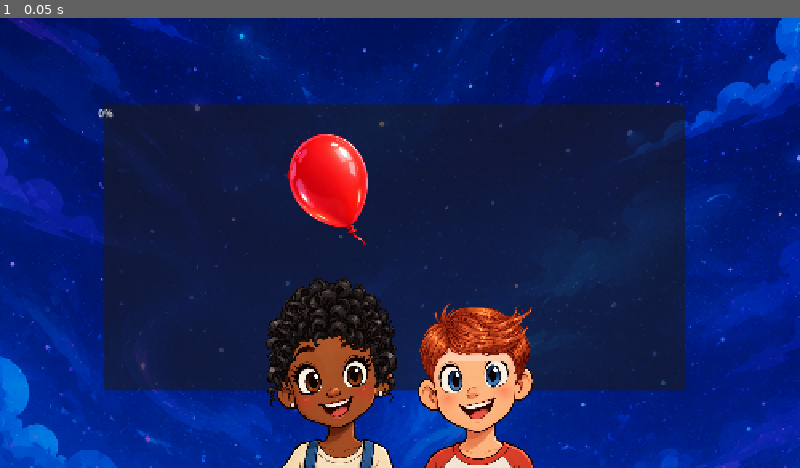
Above: before the commit, frame 1.
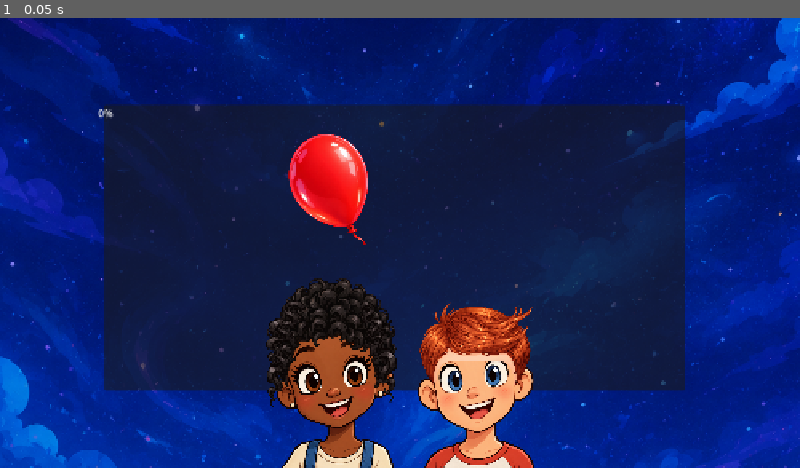
Above: after the commit, the same moment.

Repository: Ciencia-Visual/EletronLab
Game: Godot game, scene res://cenas/laboratorioeletrizacao.tscn
The game is run twice, just before and just after one commit, with the same random seed, the same clock (stepped at 60 frames per second) and the same inputs. This scene is started directly instead of the project's main scene.
Inputs:
- Up to frame 1 (0.05 s): no input

The runs differ from the first frame. In frame 1, 0.1% of the frame differs, in the area x 55-66%, y 64-74%.

Commit message:
nova versão

Diff:
--- a/cenas/laboratorioeletrizacao.tscn
+++ b/cenas/laboratorioeletrizacao.tscn
@@ -10,6 +10,7 @@
 [ext_resource type="Script" uid="uid://bvujyjbfl4xo6" path="res://scrpts/areacabelo.gd" id="8_rsb7y"]
 [ext_resource type="Texture2D" uid="uid://d2a2ihyqu8gtx" path="res://imagens/ChatGPT Image 24 de ago. de 2026, 09_16_52.png" id="9_q2qai"]
 [ext_resource type="Texture2D" uid="uid://bmiq1o35wm60f" path="res://imagens/ChatGPT Image 24 de ago. de 2026, 09_28_03.png" id="10_tcd1p"]
+[ext_resource type="Script" uid="uid://cd7se4ma85mep" path="res://scrpts/fiosmenino.gd" id="11_tcd1p"]
 
 [sub_resource type="RectangleShape2D" id="RectangleShape2D_01y1c"]
 size = Vector2(125, 153)
@@ -90,6 +91,7 @@
 script = ExtResource("6_o3a5d")
 
 [node name="Areabalao" type="Area2D" parent="Areaexperimentoatrito" unique_id=282626144 node_paths=PackedStringArray("barra_atrito")]
+z_index = 10
 position = Vector2(351, 110)
 collision_mask = 2
 script = ExtResource("6_rsb7y")
@@ -116,6 +118,16 @@
 position = Vector2(7, 14)
 shape = SubResource("RectangleShape2D_spyda")
 
+[node name="Areacabelomenino" type="Area2D" parent="Areaexperimentoatrito" unique_id=1819657812]
+z_index = 5
+position = Vector2(355, 314)
+collision_layer = 2
+script = ExtResource("8_rsb7y")
+
+[node name="CollisionShape2D" type="CollisionShape2D" parent="Areaexperimentoatrito/Areacabelomenino" unique_id=509825284]
+position = Vector2(232, 52)
+shape = SubResource("RectangleShape2D_spyda")
+
 [node name="Barraatrito" type="ProgressBar" parent="Areaexperimentoatrito" unique_id=1771125680]
 layout_mode = 0
 offset_right = 4.0
@@ -133,6 +145,7 @@
 scale = Vector2(0.08629384, 0.09508849)
 texture = ExtResource("10_tcd1p")
 flip_h = true
+script = ExtResource("11_tcd1p")
 
 [node name="Fiomenino2" type="Sprite2D" parent="Areaexperimentoatrito" unique_id=2128852217]
 position = Vector2(605.04865, 363.77368)
@@ -140,13 +153,15 @@
 scale = Vector2(0.088052824, 0.10851152)
 texture = ExtResource("10_tcd1p")
 flip_h = true
+script = ExtResource("11_tcd1p")
 
 [node name="Fiomenino3" type="Sprite2D" parent="Areaexperimentoatrito" unique_id=339455816]
 position = Vector2(606.4283, 359.4671)
-rotation = 1.6982054
+rotation = 1.5707964
 scale = Vector2(0.0789502, 0.10176432)
 texture = ExtResource("10_tcd1p")
 flip_h = true
+script = ExtResource("11_tcd1p")
 
 [node name="Fiomenino4" type="Sprite2D" parent="Areaexperimentoatrito" unique_id=1490471412]
 position = Vector2(617.927, 339.1849)
@@ -154,6 +169,7 @@
 scale = Vector2(0.060725324, 0.10735043)
 texture = ExtResource("10_tcd1p")
 flip_h = true
+script = ExtResource("11_tcd1p")
 
 [node name="Fiomenino5" type="Sprite2D" parent="Areaexperimentoatrito" unique_id=1420235100]
 position = Vector2(602.4929, 348.70856)
@@ -161,3 +177,4 @@
 scale = Vector2(0.06879038, 0.09104507)
 texture = ExtResource("10_tcd1p")
 flip_h = true
+script = ExtResource("11_tcd1p")
--- a/scrpts/areabalao.gd
+++ b/scrpts/areabalao.gd
@@ -4,21 +4,14 @@
 var arrastando := false
 var offset_mouse := Vector2.ZERO
 
-
-
 var nivel_atrito: float = 0.0
 
-
-
-var intensidade_cabelo: float = 0.0
-
+var intensidade_cabelo_menina: float = 0.0
+var intensidade_cabelo_menino: float = 0.0
 
 var posicao_anterior := Vector2.ZERO
 
-
-
 @export var barra_atrito: ProgressBar
-
 
 @export var velocidade_retorno_cabelo: float = 0.8
 
@@ -33,8 +26,6 @@
 	if event is InputEventMouseButton:
 
 		if event.button_index == MOUSE_BUTTON_LEFT:
-
-
 
 			if event.pressed:
 
@@ -53,7 +44,6 @@
 					)
 
 					get_viewport().set_input_as_handled()
-
 
 			else:
 
@@ -78,11 +68,10 @@
 
 func _process(delta):
 
+	var area_cabelo = get_node_or_null("../Areacabelo")
+	var area_cabelo_menino = get_node_or_null("../Areacabelomenino")
 
-	var area_cabelo = get_node_or_null("../Areacabelo")
-
-	if area_cabelo == null:
-
+	if area_cabelo == null or area_cabelo_menino == null:
 		return
 
 
@@ -94,21 +83,21 @@
 	posicao_anterior = global_position
 
 
+	var menina_em_contato = area_cabelo.balao_dentro
+	var menino_em_contato = area_cabelo_menino.balao_dentro
 
 
-	if area_cabelo.balao_dentro:
+	if (menina_em_contato or menino_em_contato) and arrastando:
 
-		if arrastando:
+		nivel_atrito += (
+			distancia_movida * 0.001
+		)
 
-			nivel_atrito += (
-				distancia_movida * 0.001
-			)
-
-			nivel_atrito = clamp(
-				nivel_atrito,
-				0.0,
-				1.0
-			)
+		nivel_atrito = clamp(
+			nivel_atrito,
+			0.0,
+			1.0
+		)
 
 
 	if barra_atrito != null:
@@ -116,38 +105,77 @@
 		barra_atrito.value = nivel_atrito
 
 
-	if area_cabelo.balao_dentro:
+	if menina_em_contato:
 
-		intensidade_cabelo = move_toward(
-			intensidade_cabelo,
+		intensidade_cabelo_menina = move_toward(
+			intensidade_cabelo_menina,
 			nivel_atrito,
 			0.4 * delta
 		)
 
 	else:
-		intensidade_cabelo = move_toward(
-			intensidade_cabelo,
+
+		intensidade_cabelo_menina = move_toward(
+			intensidade_cabelo_menina,
+			0.0,
+			velocidade_retorno_cabelo * delta
+		)
+
+
+	if menino_em_contato:
+
+		intensidade_cabelo_menino = move_toward(
+			intensidade_cabelo_menino,
+			nivel_atrito,
+			0.4 * delta
+		)
+
+	else:
+
+		intensidade_cabelo_menino = move_toward(
+			intensidade_cabelo_menino,
 			0.0,
 			velocidade_retorno_cabelo * delta
 		)
 
 
 	$"../Fiomenina1".definir_intensidade(
-		intensidade_cabelo * 0.8
+		intensidade_cabelo_menina * 0.8
 	)
 
 	$"../Fiomenina2".definir_intensidade(
-		intensidade_cabelo * 1.0
+		intensidade_cabelo_menina * 1.0
 	)
 
 	$"../Fiomenina3".definir_intensidade(
-		intensidade_cabelo * 0.9
+		intensidade_cabelo_menina * 0.9
 	)
 
 	$"../Fiomenina4".definir_intensidade(
-		intensidade_cabelo * 1.1
+		intensidade_cabelo_menina * 1.1
 	)
 
 	$"../Fiomenina5".definir_intensidade(
-		intensidade_cabelo * 0.85
+		intensidade_cabelo_menina * 0.85
 	)
+
+
+	$"../Fiomenino1".definir_intensidade(
+		intensidade_cabelo_menino * 0.8
+	)
+
+	$"../Fiomenino2".definir_intensidade(
+		intensidade_cabelo_menino * 1.0
+	)
+
+	$"../Fiomenino3".definir_intensidade(
+		intensidade_cabelo_menino * 0.9
+	)
+
+	$"../Fiomenino4".definir_intensidade(
+		intensidade_cabelo_menino * 1.1
+	)
+
+	$"../Fiomenino5".definir_intensidade(
+		intensidade_cabelo_menino * 0.85
+	)
--- /dev/null
+++ b/scrpts/fiosmenino.gd
@@ -0,0 +1,48 @@
+extends Sprite2D
+
+@export var altura_maxima: float = 30.0
+@export var rotacao_maxima: float = 12.0
+@export var velocidade: float = 0.4
+
+var intensidade: float = 0.0
+
+var posicao_inicial: Vector2
+var rotacao_inicial: float
+
+
+func _ready():
+
+	posicao_inicial = position
+	rotacao_inicial = rotation
+
+	intensidade = 0.0
+
+
+func _process(delta):
+
+	var intensidade_suave = intensidade
+
+	position.y = lerp(
+		position.y,
+		posicao_inicial.y - (
+			altura_maxima * intensidade_suave
+		),
+		velocidade * delta
+	)
+
+	rotation = lerp(
+		rotation,
+		rotacao_inicial - deg_to_rad(
+			rotacao_maxima * intensidade_suave
+		),
+		velocidade * delta
+	)
+
+
+func definir_intensidade(valor: float):
+
+	intensidade = clamp(
+		valor,
+		0.0,
+		1.0
+	)
Not shown, added: scrpts/fiosmenino.gd.uid
